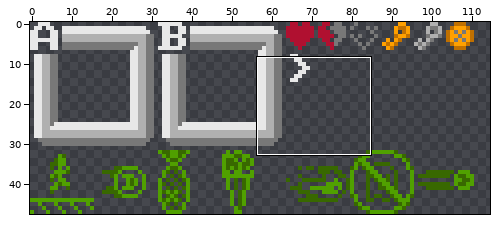
Sprite sheet -- Content/menu.png. Above: a wide view before the commit, with the close-up outlined.
Close-up. Earlier state:
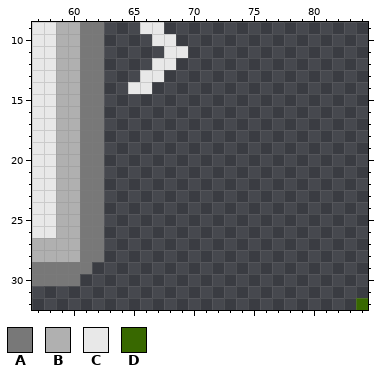
The file is 256x96 pixels, drawn in blocks of 2x2; one block is one cell here. Shown: x 57..84, y 9..32. The wide view leaves out empty margins.
Palette (. is transparent): A #787878  B #b0b0b0  C #e8e8e8  D #386800
Pixels before, first column x 57:
 9 CCBBAA...CC.................
10 CCBBAA....CC................
11 CCBBAA.....CC...............
12 CCBBAA....CC................
13 CCBBAA...CC.................
14 CCBBAA..CC..................
15 CCBBAA......................
16 CCBBAA......................
17 CCBBAA......................
18 CCBBAA......................
19 CCBBAA......................
20 CCBBAA......................
21 CCBBAA......................
22 CCBBAA......................
23 CCBBAA......................
24 CCBBAA......................
25 CCBBAA......................
26 CCBBAA......................
27 BBBBAA......................
28 BBBBAA......................
29 AAAAA.......................
30 AAAA........................
31 ............................
32 ...........................D
The same view after the edit:
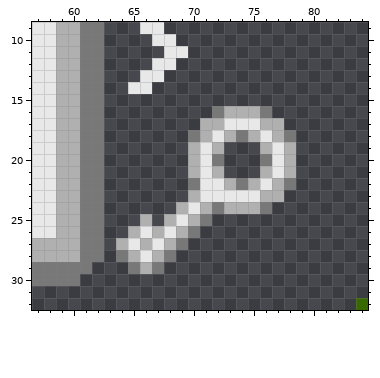
What changed:
{"y":16,"x":72,"old":".....","new":"ABBBA"}
{"y":17,"x":71,"old":".......","new":"BBCCCBB"}
{"y":18,"x":70,"old":".........","new":"ABCBABCBA"}
{"y":19,"x":70,"old":"...","new":"BCB"}
{"y":19,"x":76,"old":"...","new":"BCB"}
{"y":20,"x":70,"old":"...","new":"BCA"}
{"y":20,"x":76,"old":"...","new":"ACB"}
{"y":21,"x":70,"old":"...","new":"BCB"}
{"y":21,"x":76,"old":"...","new":"BCB"}
{"y":22,"x":70,"old":".........","new":"ACCBABCBA"}
{"y":23,"x":70,"old":"........","new":"BCCCCCBB"}
{"y":24,"x":69,"old":"........","new":"BCBABBBA"}
{"y":25,"x":66,"old":".","new":"B"}
{"y":25,"x":68,"old":"....","new":"BCBA"}
{"y":26,"x":65,"old":"......","new":"BCBCBA"}
{"y":27,"x":64,"old":"......","new":"BCBCBA"}
{"y":28,"x":64,"old":".....","new":"ABCBA"}
{"y":29,"x":65,"old":"...","new":"ABA"}
